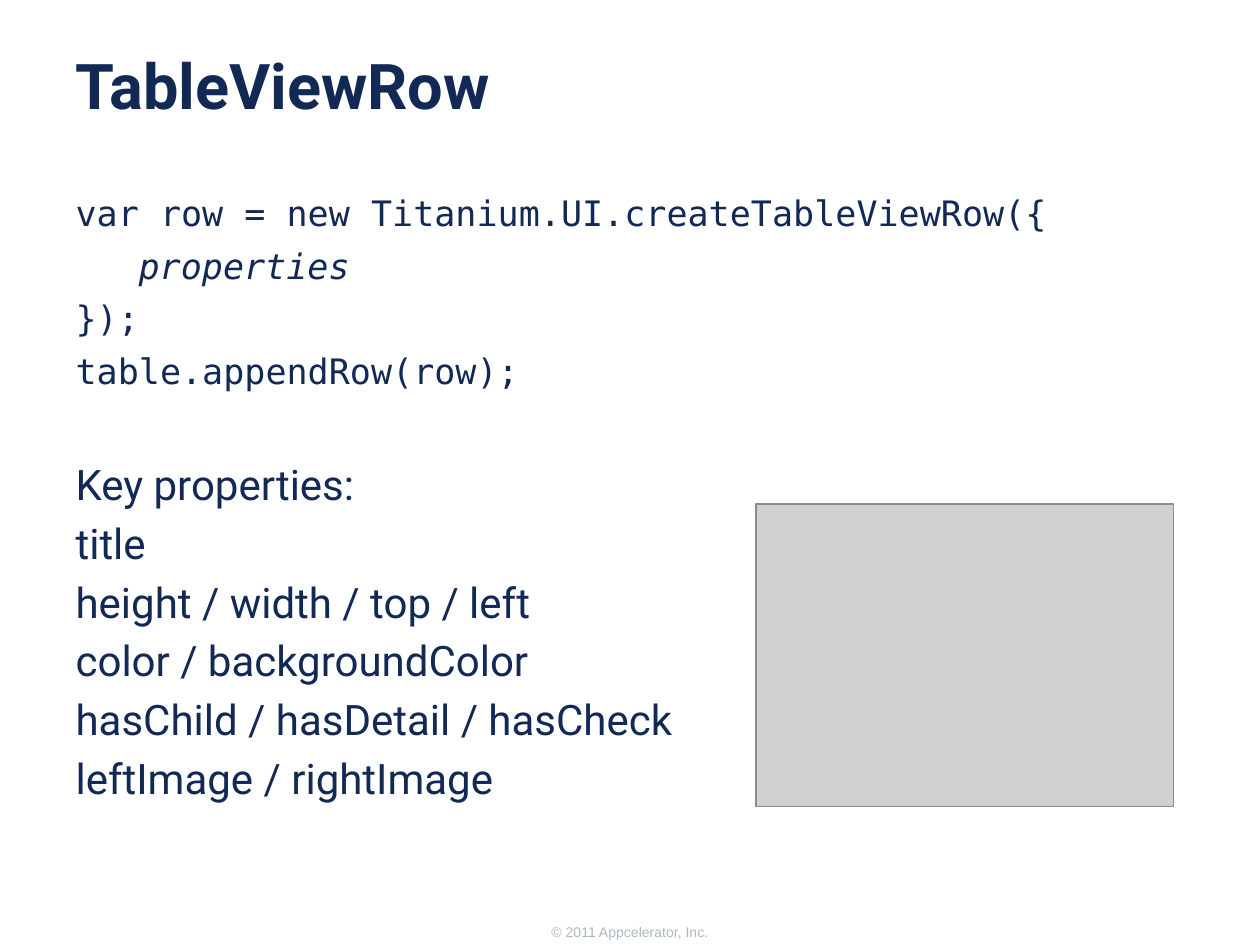
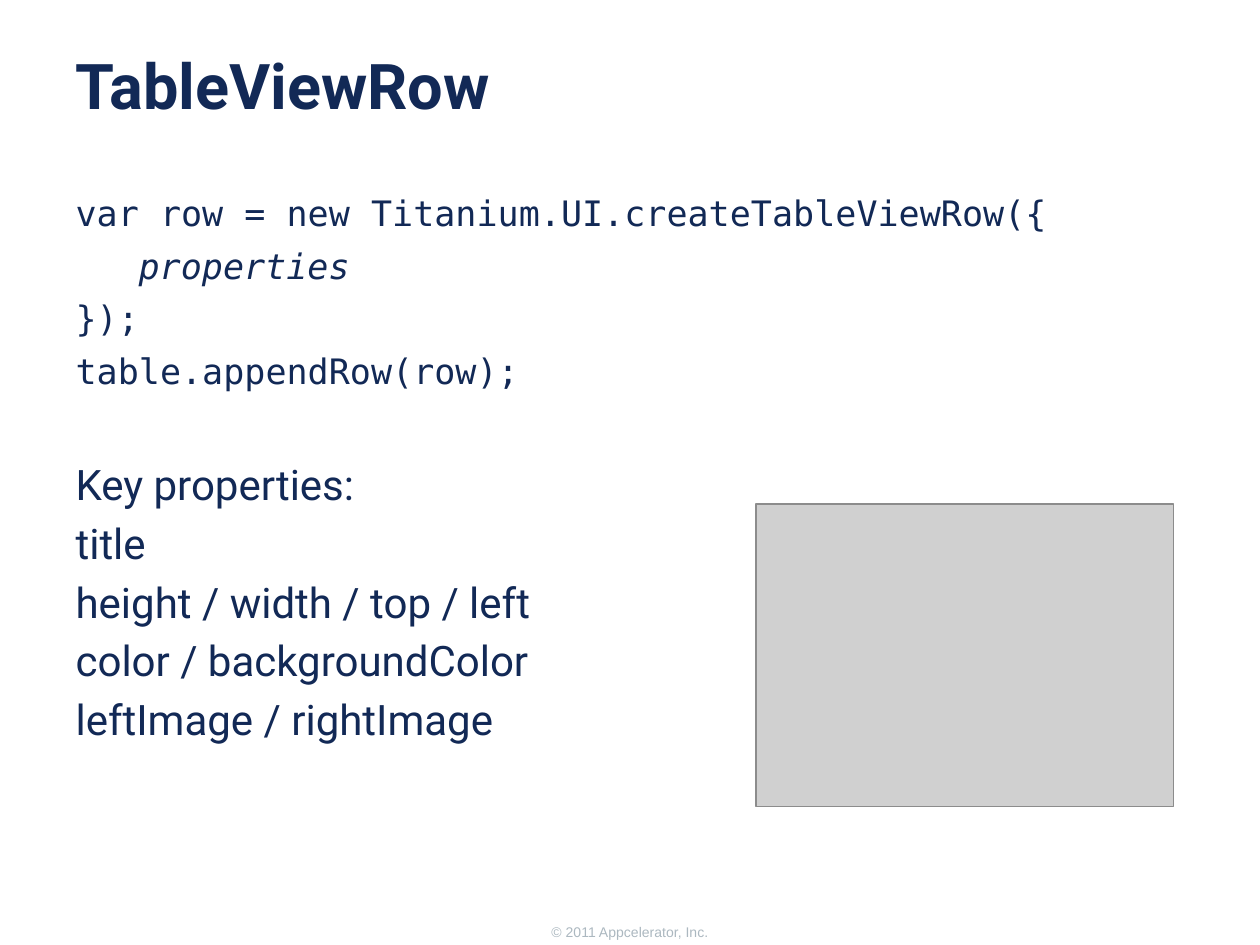
Before and after one commit to appcelerator-forks/appcelerator-training.tcmd_certification, a slide deck: slide 6 of 345/345.pptx (slide 9 before the commit). Drawn at 1260x945 pixels with LibreOffice and Linux fonts; fonts in the diff are those of the drawing; grey boxes stand for pictures; background and template pictures are left out. Boxes give left, top, right and bottom in pixels: in the first picture for what was removed or moved away, otherwise in the second. Text is boxed around its words. In the diff, an @@ line names an element or a change of style, - is before the commit and + after.

```diff
--- a/345/345.pptx
+++ b/345/345.pptx
@@ text at (76,703,672,736): paragraph removed @@
-hasChild / hasDetail / hasCheck
```
Also in this commit, not shown: 3 other slides changed, 6 slides added, 4 slides removed, 1 other file.
